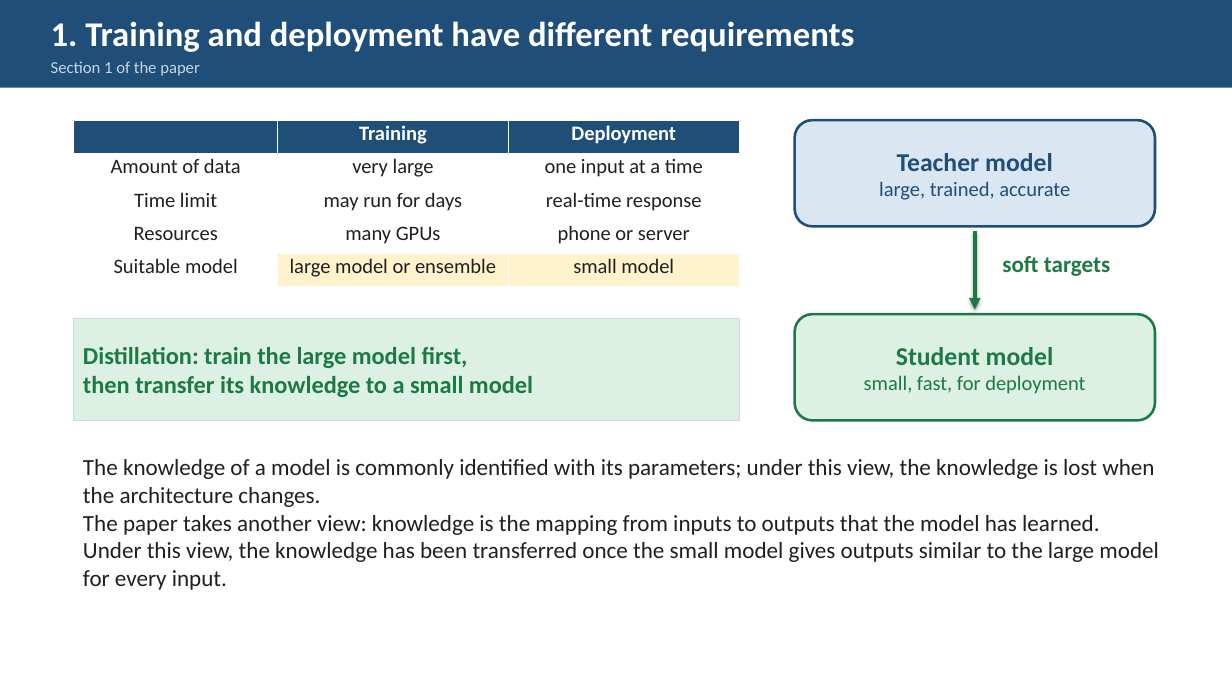
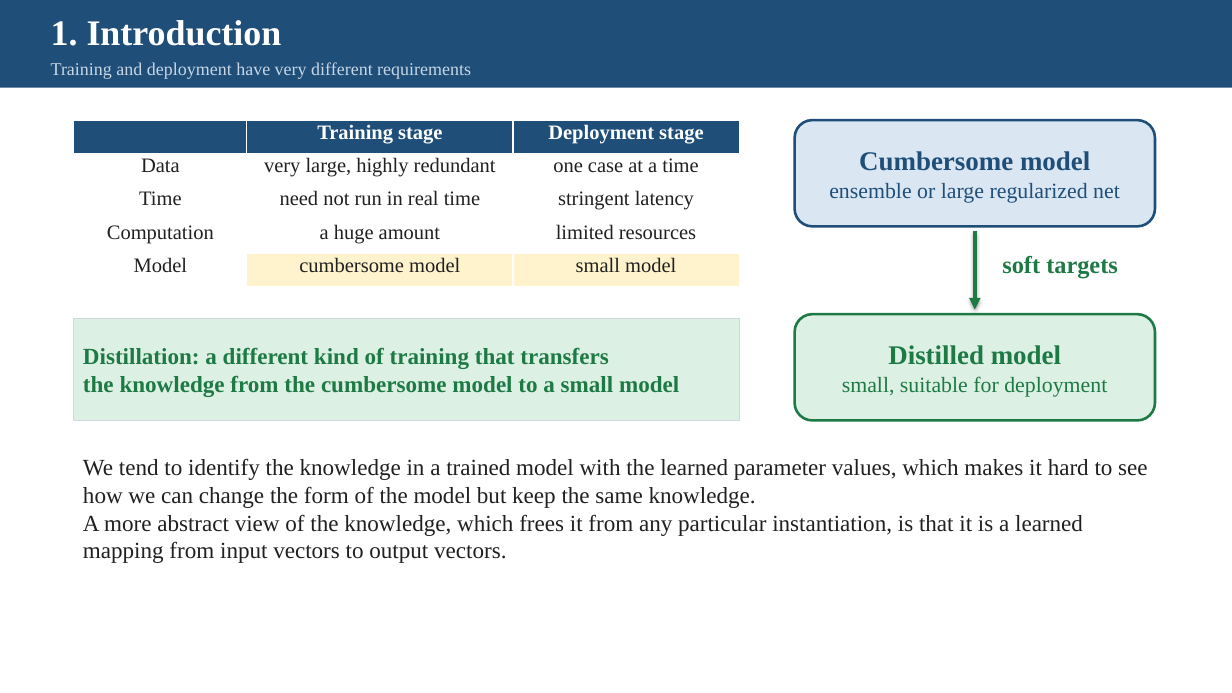
Before and after one commit to pychang-ai/115-1_DLMA, a slide deck: slide 3 of topics/knowledge-distillation/Knowledge_Distillation_slides_EN.pptx (slide 2 before the commit). Drawn at 1232x693 pixels with LibreOffice and Linux fonts; fonts in the diff are those of the drawing. Boxes give left, top, right and bottom in pixels: in the first picture for what was removed or moved away, otherwise in the second. Text is boxed around its words. In the diff, an @@ line names an element or a change of style, - is before the commit and + after.

```diff
--- a/topics/knowledge-distillation/Knowledge_Distillation_slides_EN.pptx
+++ b/topics/knowledge-distillation/Knowledge_Distillation_slides_EN.pptx
@@ text at (51, 20, 282, 46): text changed; size 13 to 28 pt; font Calibri to Times New Roman; text colour #C7D6E5 to #FFFFFF; bold on @@
-Section 1 of the paper
+1. Introduction
@@ text at (51, 62, 471, 79): text changed; size 27 to 14 pt; font Calibri to Times New Roman; text colour #FFFFFF to #C7D6E5; bold off @@
-1. Training and deployment have different requirements
+Training and deployment have very different requirements
@@ table at (74, 120, 739, 287) @@
-row 1, column 2: Training
+row 1, column 2: Training stage
-row 1, column 3: Deployment
+row 1, column 3: Deployment stage
-row 2: Amount of data | very large | one input at a time
+row 2: Data | very large, highly redundant | one case at a time
-row 3: Time limit | may run for days | real-time response
+row 3: Time | need not run in real time | stringent latency
-row 4: Resources | many GPUs | phone or server
+row 4: Computation | a huge amount | limited resources
-row 5, column 1: Suitable model
+row 5, column 1: Model
-row 5, column 2: large model or ensemble
+row 5, column 2: cumbersome model
@@ font Calibri to Times New Roman in "small model" @@
@@ text in rounded rectangle at (829, 151, 1120, 203): text changed; size 16 to 17 pt; font Calibri to Times New Roman @@
-Teacher model
-large, trained, accurate
+Cumbersome model
+ensemble or large regularized net
@@ text "soft targets" at (1002, 256, 1118, 279): size 18 to 19 pt, font Calibri to Times New Roman @@
@@ text in rectangle at (83, 347, 679, 397): text changed; size 19 to 18 pt; font Calibri to Times New Roman @@
-Distillation: train the large model first,
-then transfer its knowledge to a small model
+Distillation: a different kind of training that transfers
+the knowledge from the cumbersome model to a small model
@@ text in rounded rectangle at (842, 345, 1107, 397): text changed; size 16 to 17 pt; font Calibri to Times New Roman @@
-Student model
-small, fast, for deployment
+Distilled model
+small, suitable for deployment
@@ text at (83, 458, 1147, 563): text changed; font Calibri to Times New Roman @@
-The knowledge of a model is commonly identified with its parameters; under this view, the knowledge is lost when the architecture changes.
-The paper takes another view: knowledge is the mapping from inputs to outputs that the model has learned.
-Under this view, the knowledge has been transferred once the small model gives outputs similar to the large model for every input.
+We tend to identify the knowledge in a trained model with the learned parameter values, which makes it hard to see how we can change the form of the model but keep the same knowledge.
+A more abstract view of the knowledge, which frees it from any particular instantiation, is that it is a learned mapping from input vectors to output vectors.
```
Also in this commit, not shown: 16 other slides changed, 2 slides added, 1 slide removed, 15 other files.
